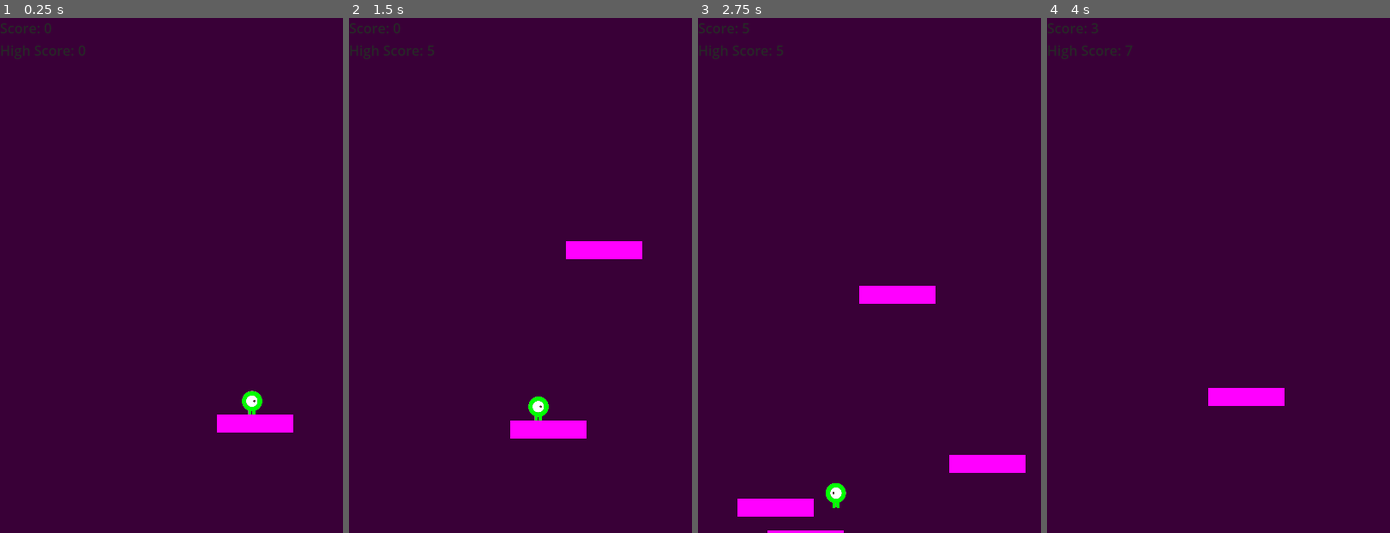
Above: before the commit, frames 1-4 (left to right).
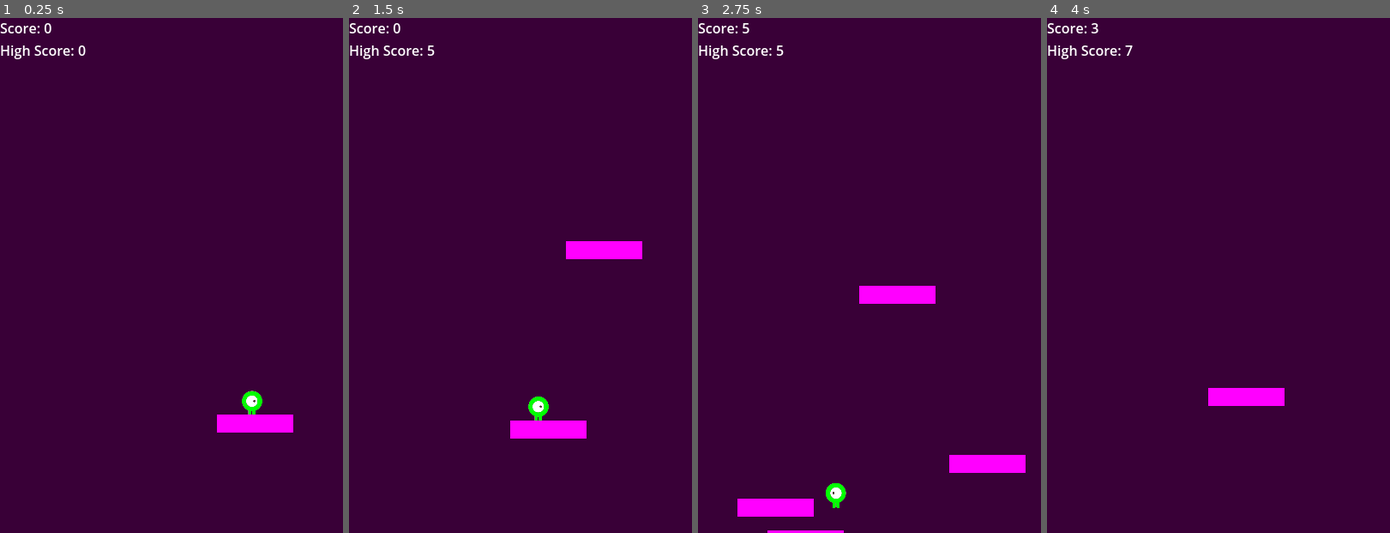
Above: after the commit, the same moments.

Repository: Zarathecat/godot-down
Game: Godot game, scene res://main.tscn
Same seed, same stepped clock (60 frames per second), same inputs: the game is played once before the commit and once after it. Before the commit the project has no main scene; this scene is started directly in both runs.
Inputs:
- Up to frame 1 (0.25 s): no input
- Up to frame 2 (1.5 s): tap Enter (ui_accept) at 0.5, 0.77 s; hold Right (ui_right) from 0.53 s (still down)
- Up to frame 3 (2.75 s): tap Enter (ui_accept) at 1.52 s; release Right (ui_right) at 2.03 s; hold Left (ui_left) from 2.03 s (still down)
- Up to frame 4 (4 s): release Left (ui_left) at 2.78 s; hold Right (ui_right) from 2.78 s (still down); tap Enter (ui_accept) at 3.02, 3.77 s

The runs differ from the first frame. In frame 1, 0.4% of the frame differs, in the area x 0-25%, y 1-8%; in frame 2, 0.4%; in frame 3, 0.4%; in frame 4, 0.4%.

Commit message:
Set main scene and make score text visible
The main scene had never been set, so the game would not
run when called from the commandline without a scene specified;
this commit fixes that.

I'd made the score text dark when trying out a light background
earlier; this commit changes it back, making it visible again.

Diff:
--- a/main.tscn
+++ b/main.tscn
@@ -31,7 +31,6 @@
 [node name="Hud" type="CanvasLayer" parent="."]
 
 [node name="Score" type="Label" parent="Hud"]
-modulate = Color(0.154876, 0.154876, 0.154876, 1)
 offset_right = 40.0
 offset_bottom = 23.0
 text = "Score: 0"
--- a/project.godot
+++ b/project.godot
@@ -11,6 +11,7 @@
 [application]
 
 config/name="Down"
+run/main_scene="res://main.tscn"
 config/features=PackedStringArray("4.3", "GL Compatibility")
 config/icon="res://icon.svg"
 
